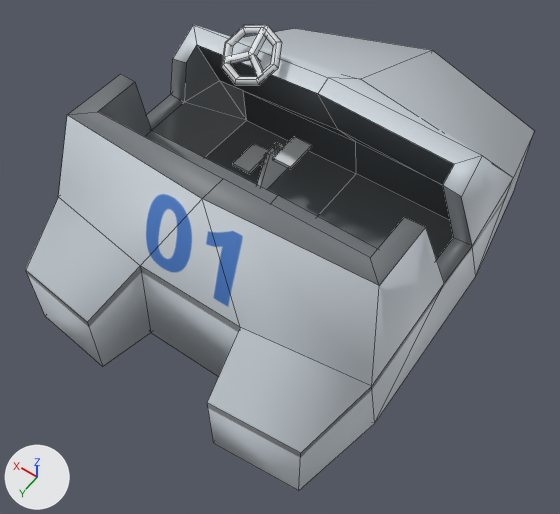
Renders of the FBX model Assets/New_FBXs/Pedalo_Barco_Ver2.fbx from each side of a commit.
Camera for both pictures: a 50 mm lens placed at (-0.944, 1.389, 2.127), pointed at (-0.056, 0.146, 0.174). The lights are fixed; the arrows at lower left show +X, +Y and +Z. Mesh edges are drawn as thin lines. Where no turn or scale is listed for an object, it has been applied to the vertices.

The older version as bpy lines, for what is in view:
```python
mat_pedalo_barco_mat = principled_material('Pedalo_Barco_Mat')
mat_pedalo_barco_mat.texture = img_boat_barco_ver2_alb_png
me_plane_016 = bpy.data.meshes.new('Plane.016')
me_plane_016.from_pydata(...)  # 177 vertices, 166 faces; spans x -0.57..0.58, y -0.93..0.71, z 0.0..0.72
me_plane_016.materials.append(mat_pedalo_barco_mat)  # picture img_boat_barco_ver2_alb_png
ob_boat_barco_ver2 = bpy.data.objects.new('Boat_Barco_Ver2', me_plane_016)
ob_boat_barco_ver2.location = (0.0, 0.0, 0.0)
```
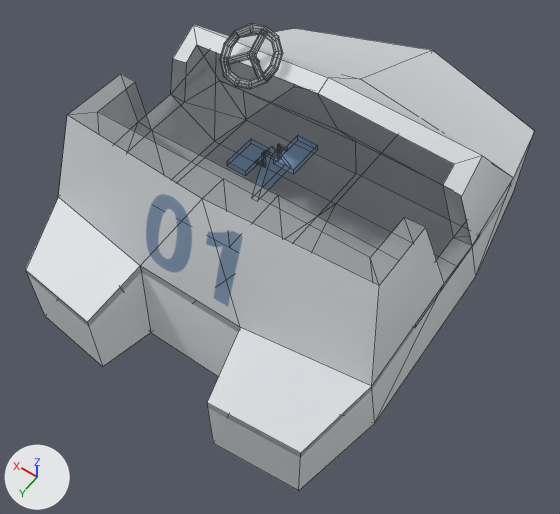
What differs and where, as boxes (x1, y1, x2, y2) in the pictures (560 x 514 px; the box of a moved part takes in the faces that stretch with it):
'Boat_Barco_Ver2', surface changed, reshaped (grey to white)
    both: (26, 25, 534, 491)
part 1 of me_plane_016, moved or reshaped (not visible afterwards)
    before: (233, 143, 269, 174)
part 2 of me_plane_016, moved or reshaped (not visible afterwards)
    before: (273, 137, 312, 169)
part 3 of me_plane_016, built on
    before: (221, 25, 284, 166)
part 4 of me_plane_016, surface changed
    before: (257, 147, 288, 189)

The change, as a list of edits to the scene's bpy script:
```text
Change img_boat_barco_ver2_alb_png:
    img_boat_barco_ver2_alb_png: load_image('Boat_Barco_Ver2_alb.png', 'Boat_Barco_Ver2_alb.png', 2048, 2048, 'sRGB') -> load_image('Boat_Barco_Ver2_alb.png', 'Boat_Barco_Ver2_alb.png', 2048, 2048, 'Non-Color')
Change mat_pedalo_barco_mat:
    add n3 = _N.new('ShaderNodeTexImage'); n3.name = 'Image Texture.001'
    add n3.image = img_boat_barco_ver2_alb_png
    where n0 = _N.new('ShaderNodeBsdfPrincipled'); n0.name = 'Principled BSDF'
    add _L.new(n3.outputs[0], n0.inputs[4])  # 'Color' to 'Alpha'
Change me_plane_016:
    used by ob_boat_barco_ver2; location = (0.0, 0.0, 0.0)
    remove me_plane_016.from_pydata(...)  # 177 vertices, 166 faces; spans x -0.57..0.58, y -0.93..0.71, z 0.0..0.72
    add me_plane_016.from_pydata(...)  # 283 vertices, 260 faces; spans x -0.57..0.58, y -0.93..0.71, z 0.0..0.72
    me_plane_016 part 1: the loose piece of 8 vertices spanning x 0.28..0.36, y -0.26..-0.14, z 0.11..0.12 is moved by (0.01, 0.0, 0.0)
    me_plane_016 part 2: the loose piece of 8 vertices spanning x 0.1..0.18, y -0.26..-0.14, z 0.24..0.25 is moved by (-0.01, 0.0, 0.0)
    me_plane_016 part 3
    47 vertices are removed from x 0.14..0.34, y -0.21..-0.06, z 0.11..0.71
    73 faces are deleted
    8 vertices move within x 0.17..0.31, y -0.2..-0.08, z 0.63..0.72
    153 vertices are added at x 0.14..0.34, y -0.21..-0.03, z 0.11..0.72
    167 new faces join them
    me_plane_016 part 4: 6 kept faces spanning x 0.22..0.25, y -0.31..-0.09, z 0.05..0.7 get new texture (UV) coordinates
```
